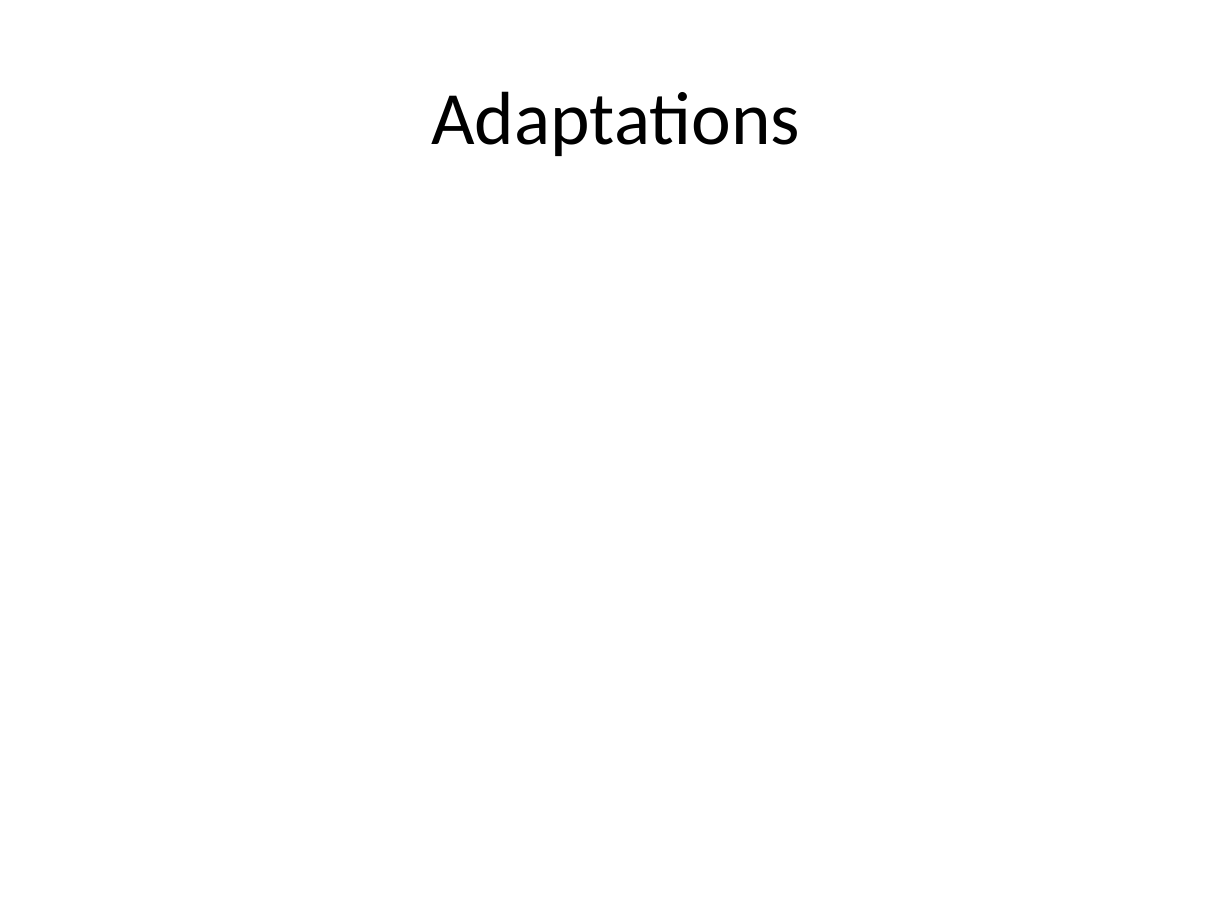
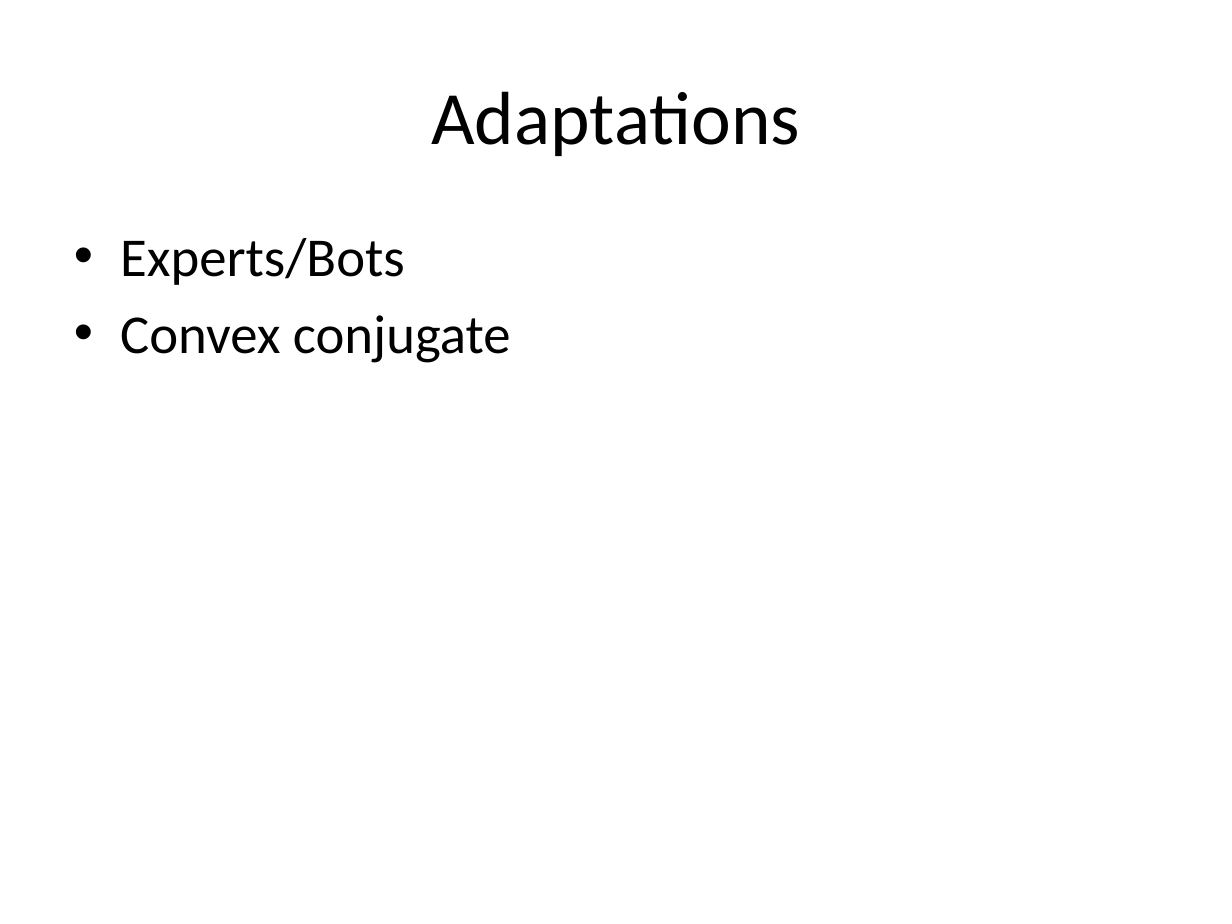
Before and after one commit to giovannic/crowdtrust, a slide deck: slide 12 of presentation/CrowdTrust .pptx. Drawn at 1232x924 pixels with LibreOffice and Linux fonts; fonts in the diff are those of the drawing; background and template pictures are left out. Boxes give left, top, right and bottom in pixels: in the first picture for what was removed or moved away, otherwise in the second. Text is boxed around its words. In the diff, an @@ line names an element or a change of style, - is before the commit and + after.

```diff
--- a/presentation/CrowdTrust .pptx
+++ b/presentation/CrowdTrust .pptx
@@ text added at (x1=120, y1=238, x2=511, y2=363), 32 pt, text #000000 @@
+• Experts/Bots
+• Convex conjugate
```
Also in this commit, not shown: 3 other slides changed, 1 other file.
